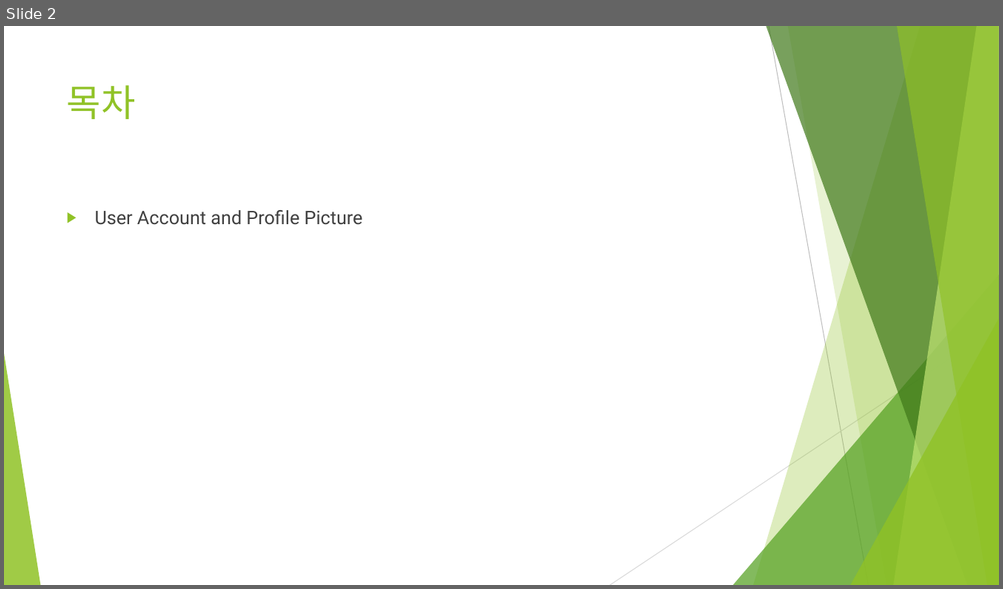
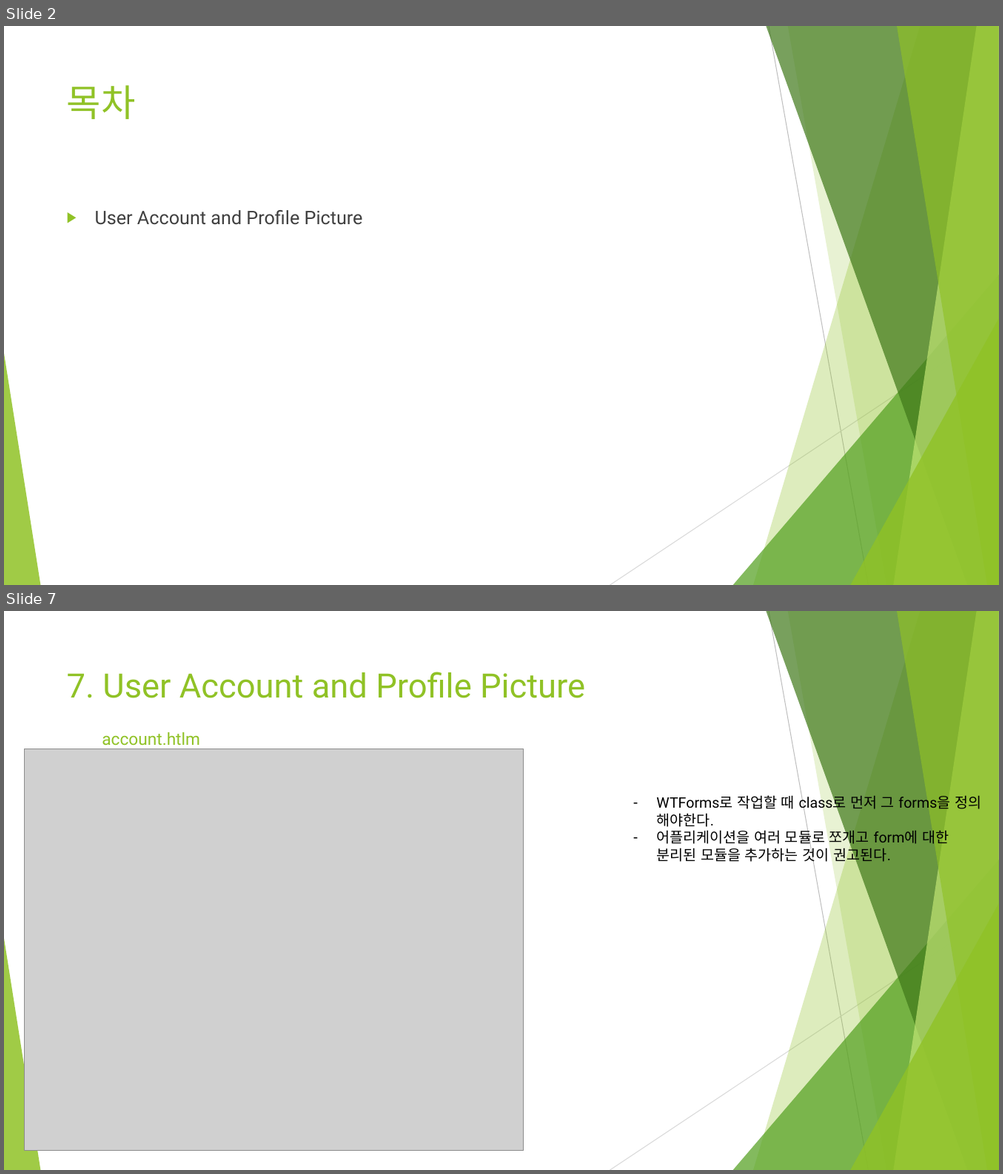
Before and after one commit to Heechul90/Flask, a slide deck: Study/07. User Account and Profile Picture/User Account and Profile Picture.pptx. Shown one above the other, each under a label of ours: slide 2 before the commit, slides 2 and 7 after it; the slides between them are not shown. The pictures are 1003x589 and 1003x1174 pixels, drawn with LibreOffice and Linux fonts; fonts in the diff are those of the drawing; grey boxes stand for pictures. Boxes give left, top, right and bottom in pixels: in the first picture for what was removed or moved away, otherwise in the second. Text is boxed around its words. In the diff, an @@ line names an element or a change of style, - is before the commit and + after.

Commit message:
User Account and Update Pictures

```diff
--- a/Study/07. User Account and Profile Picture/User Account and Profile Picture.pptx
+++ b/Study/07. User Account and Profile Picture/User Account and Profile Picture.pptx
@@ slide 7 added at bbox=[4, 611, 999, 1170], background #FFFFFF; not listed: 10 template elements that a slide beside it also shows @@
@@ title added at bbox=[67, 672, 585, 698], 32.4 pt, text #90C226 @@
+7. User Account and Profile Picture
@@ text added at bbox=[102, 732, 200, 746], 16.2 pt, text #90C226 @@
+account.htlm
@@ picture added at bbox=[25, 749, 523, 1151] @@
@@ text added at bbox=[656, 795, 981, 865], 14 pt, text #000000 @@
+– WTForms로 작업할 때 class로 먼저 그 forms을 정의 해야한다.
+– 어플리케이션을 여러 모듈로 쪼개고 form에 대한 분리된 모듈을 추가하는 것이 권고된다.
```
Also in this commit, not shown: 4 slides changed, 2 other slides added.
